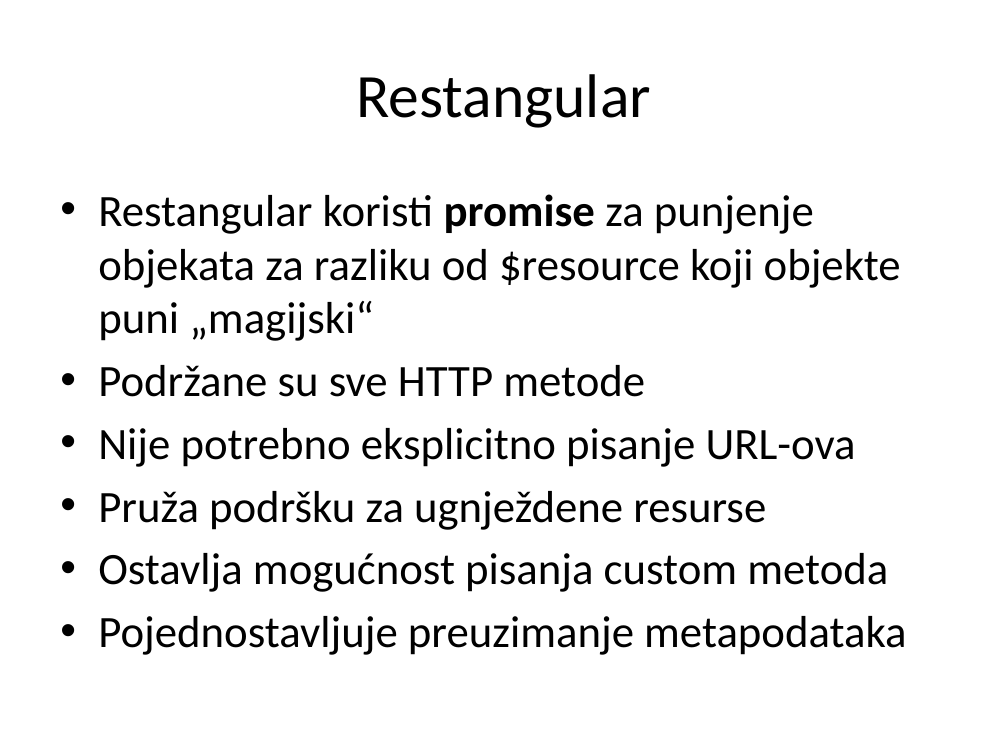
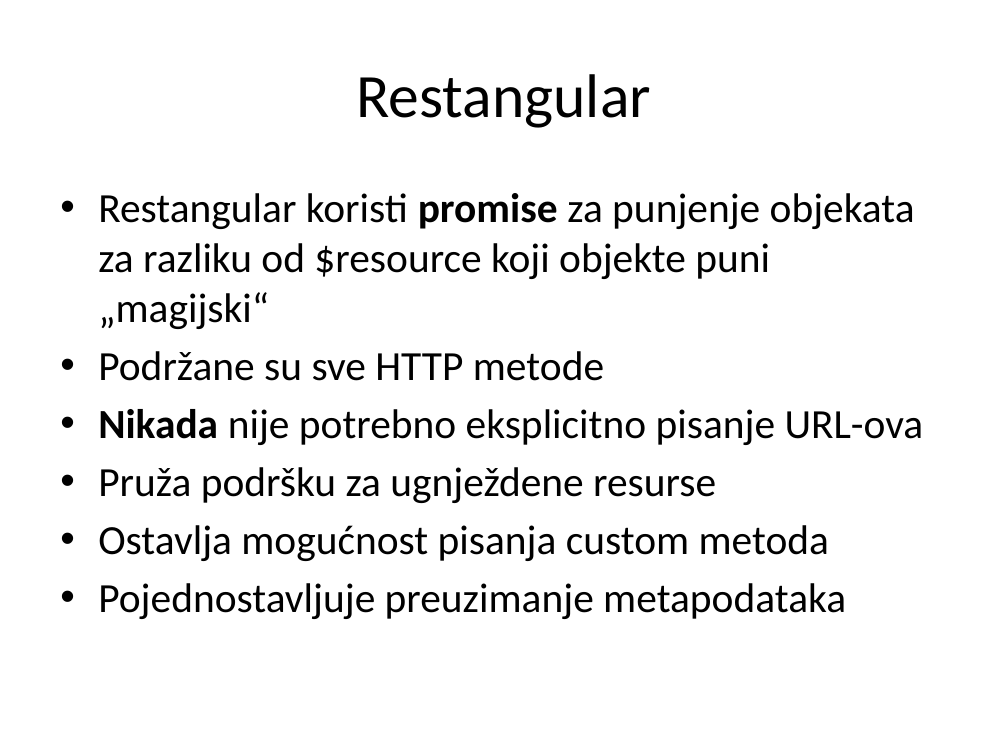
Before and after one commit to Cobrijani/2016, a slide deck: slide 41 of AngularJS/03_RESTPozivi/03 REST Pozivi.pptx (slide 40 before the commit). Drawn at 1008x756 pixels with LibreOffice and Linux fonts; fonts in the diff are those of the drawing. Boxes give left, top, right and bottom in pixels: in the first picture for what was removed or moved away, otherwise in the second. Text is boxed around its words. In the diff, an @@ line names an element or a change of style, - is before the commit and + after.

```diff
--- a/AngularJS/03_RESTPozivi/03 REST Pozivi.pptx
+++ b/AngularJS/03_RESTPozivi/03 REST Pozivi.pptx
@@ text at [98,193,915,619]: size 32 to 29.6 pt in "Restangular koristi promise za punjenje objekata za ...", "Podržane su sve HTTP metode", "Pruža podršku za ugnježdene resurse", "Ostavlja mogućnost pisanja custom metoda" and 1 more places @@
@@ text at [98,409,924,445]: text changed; size 32 to 29.6 pt @@
-• Nije potrebno eksplicitno pisanje URL-ova
+• Nikada nije potrebno eksplicitno pisanje URL-ova
```
Also in this commit, not shown: 26 other slides changed, 43 other files.
